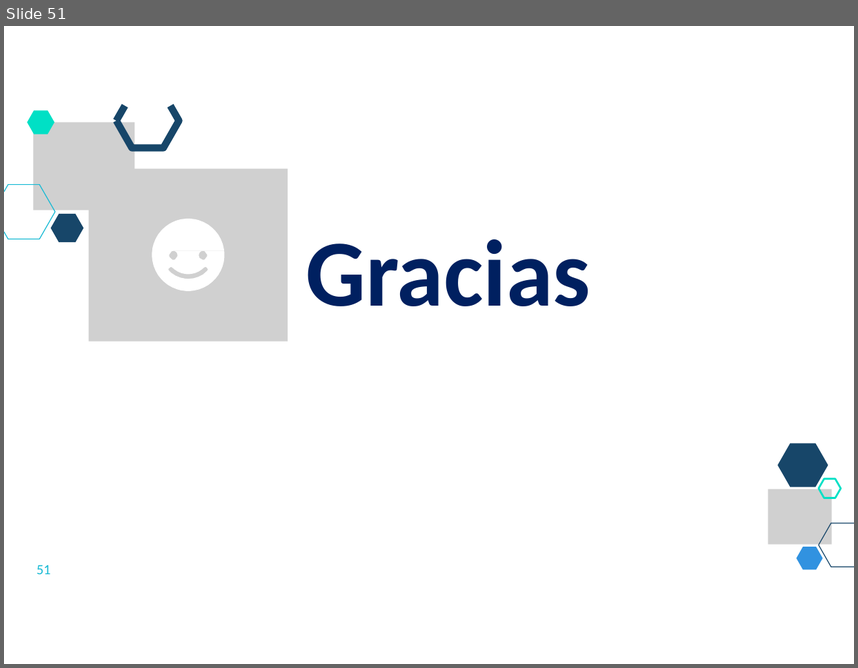
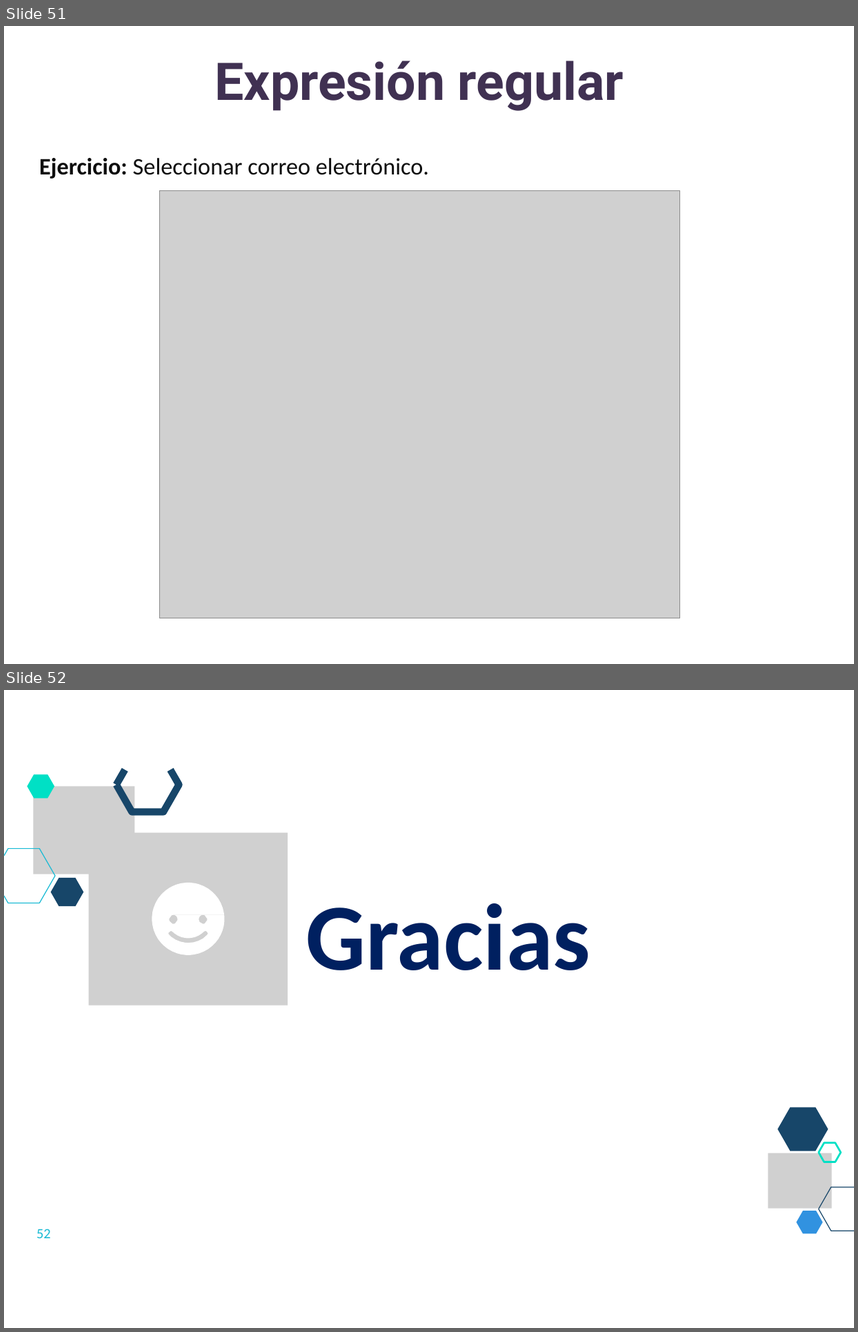
Before and after one commit to lizetheP/Analitica, a slide deck: Calendario2024/presentaciones/18_Expresiones_regulares.pptx. Shown one above the other, each under a label of ours: slide 51 before the commit, slides 51 and 52 after it. The pictures are 858x668 and 858x1332 pixels, drawn with LibreOffice and Linux fonts; fonts in the diff are those of the drawing; grey boxes stand for pictures. Boxes give left, top, right and bottom in pixels: in the first picture for what was removed or moved away, otherwise in the second. Text is boxed around its words. In the diff, an @@ line names an element or a change of style, - is before the commit and + after.

```diff
--- a/Calendario2024/presentaciones/18_Expresiones_regulares.pptx
+++ b/Calendario2024/presentaciones/18_Expresiones_regulares.pptx
@@ slide 51 added at <box>4,26,854,664</box>, background #FFFFFF @@
@@ title added at <box>215,60,624,111</box>, 44 pt, text #403152, bold @@
+Expresión regular
@@ text added at <box>39,158,429,178</box>, 20 pt, text #0D0D0D @@
+Ejercicio: Seleccionar correo electrónico.
@@ picture added at <box>159,191,680,617</box> @@
@@ what was slide 51 is now slide 52 @@
@@ page number at <box>36,1228,51,1238</box>: text changed @@
-51
+52
```
Also in this commit, not shown: 1 slide changed, 8 other files.
